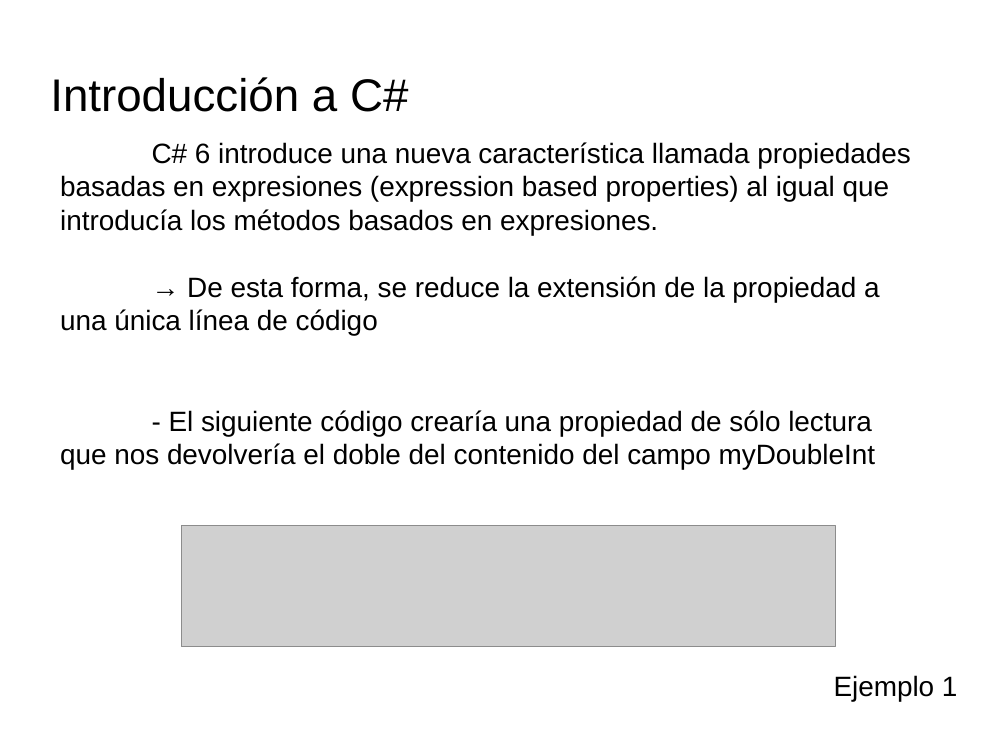
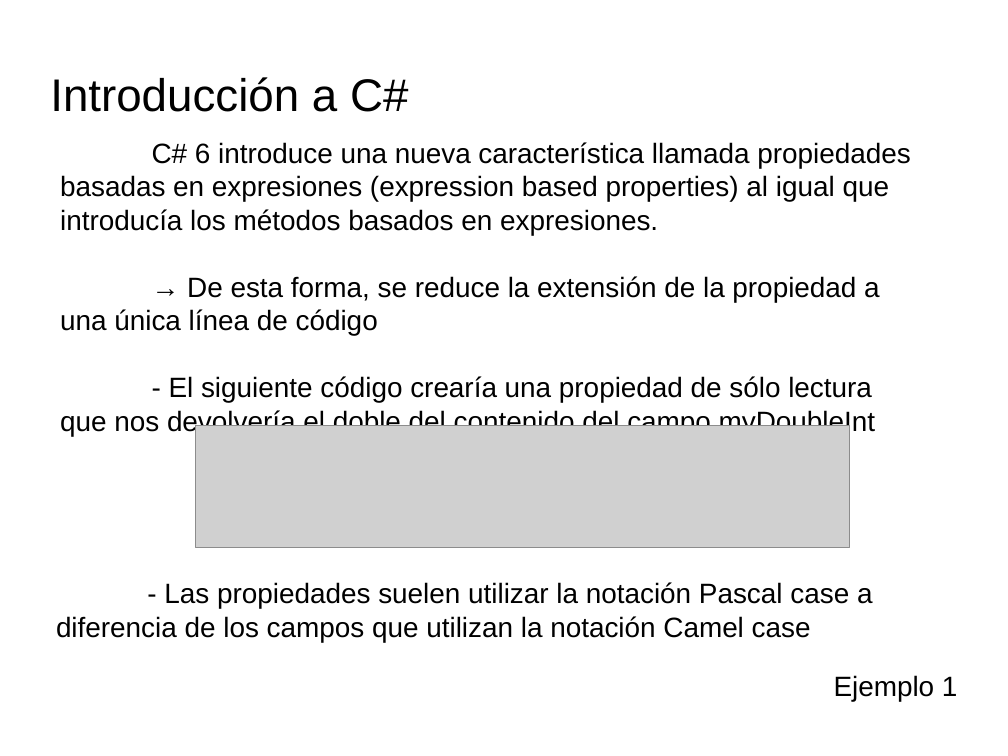
Before and after one commit to videojuegos-abastos/PMV, a slide deck: slide 9 of te/Tema 4 (Chema)/t4.3.- Definiendo miembros de una clase.odp. Drawn at 1008x756 pixels with LibreOffice and Linux fonts; fonts in the diff are those of the drawing; grey boxes stand for pictures; background and template pictures are left out. Boxes give left, top, right and bottom in pixels: in the first picture for what was removed or moved away, otherwise in the second. Text is boxed around its words. In the diff, an @@ line names an element or a change of style, - is before the commit and + after.

```diff
--- a/te/Tema 4 (Chema)/t4.3.- Definiendo miembros de una clase.odp
+++ b/te/Tema 4 (Chema)/t4.3.- Definiendo miembros de una clase.odp
@@ title "C# 6 introduce una nueva ..." rewrapped from [60, 142, 910, 465] to [60, 142, 910, 436] @@
@@ picture: place and size @@
-picture at [181, 525, 835, 647]
+picture at [196, 425, 850, 547]
@@ title added at [56, 582, 873, 642], 22 pt, text #000000 @@
+- Las propiedades suelen utilizar la notación Pascal case a diferencia de los campos que utilizan la notación Camel case
```
Also in this commit, not shown: 3 other slides changed, 5 other files.
